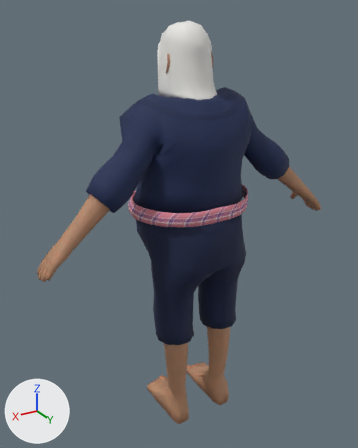
One commit to the Blender file assets/models/human_elder_male/human_elder_male_fat.blend: the scene before it, then after it.
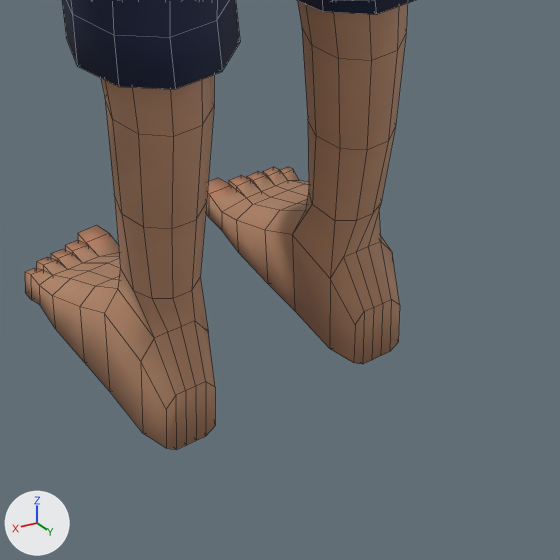
The first picture shows the older version from a 50 mm camera at (1.015, 1.535, 1.694) aimed at (0.026, -0.113, 0.87). The close-ups show the older and then the newer version on the part from 40% to 74% of the width and 73% to 100% of the height of that picture. Only the edits that show in the close-ups are written down. The axes (+X, +Y, +Z) are drawn at lower left. The lights are the same throughout. The close-ups show mesh edges as thin lines.

Names of what the first close-up shows: 'Body', 'Cloth_mohom'.
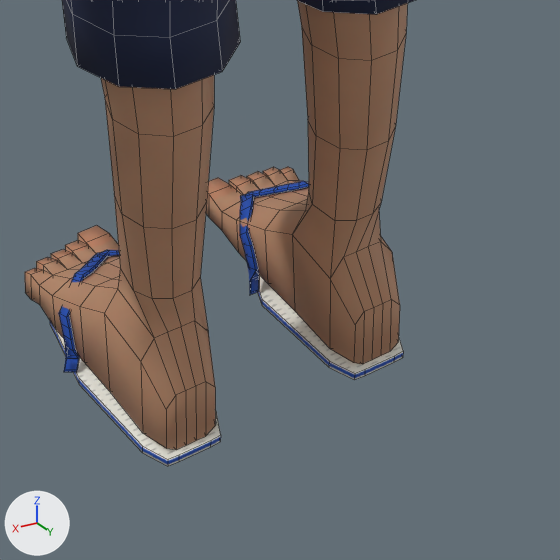
Location of each change, (x1, y1, x2, y2) in pixels of the close-ups (560 x 560 px):
'Cloth_mohom_sandals', added: after (50, 181, 403, 466)

Edits to the bpy script that builds the scene:
```text
Add img_sandal_blue_normal_png:
    img_sandal_blue_normal_png = load_image('sandal_blue_Normal.png', '../clothes_tex/sandal_blue_Normal.png', 512, 512, 'Non-Color')
Add img_sandal_blue_roughness_png:
    img_sandal_blue_roughness_png = load_image('sandal_blue_Roughness.png', '../clothes_tex/sandal_blue_Roughness.png', 512, 512, 'Non-Color')
Add img_sandal_blue_color_png:
    img_sandal_blue_color_png = load_image('sandal_blue_Color.png', '../clothes_tex/sandal_blue_Color.png', 512, 512, 'sRGB')
Add mat_cloth_sandal_blue:
    mat_cloth_sandal_blue = bpy.data.materials.new('Cloth_sandal_blue')
    # uses the picture img_sandal_blue_color_png
    # uses the picture img_sandal_blue_normal_png
    # uses the picture img_sandal_blue_roughness_png
Add me_cloth_mohom_sandals:
    me_cloth_mohom_sandals.from_pydata(...)  # 208 vertices, 184 faces; spans x -0.178..0.178, y -0.158..0.075, z -0.034..0.07
    me_cloth_mohom_sandals.polygons.foreach_set('use_smooth', [True] * 184)
    me_cloth_mohom_sandals.materials.append(mat_cloth_sandal_blue)
Add ob_cloth_mohom_sandals:
    ob_cloth_mohom_sandals = bpy.data.objects.new('Cloth_mohom_sandals', me_cloth_mohom_sandals)
    ob_cloth_mohom_sandals.location = (0.0, 0.0, 0.0)
```
